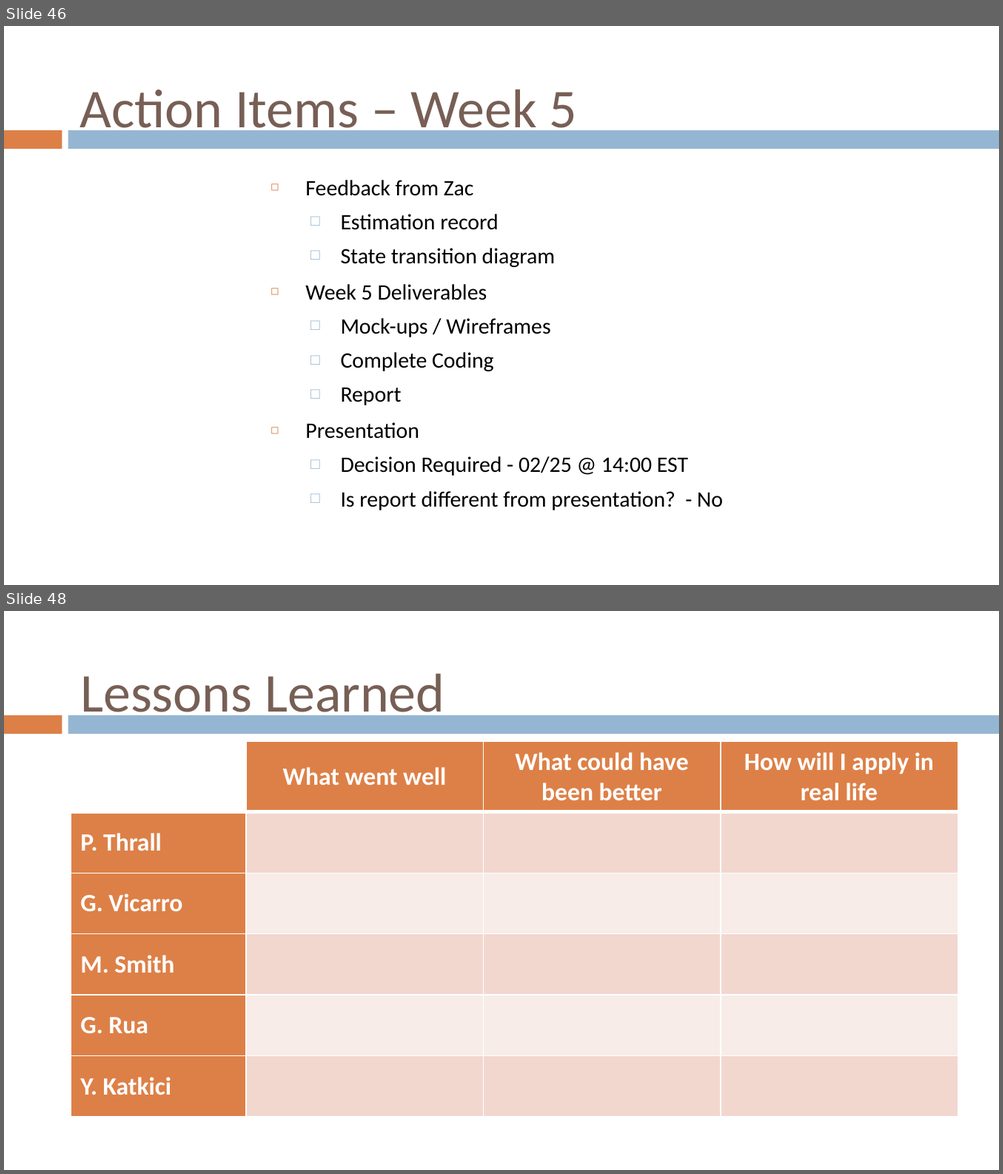
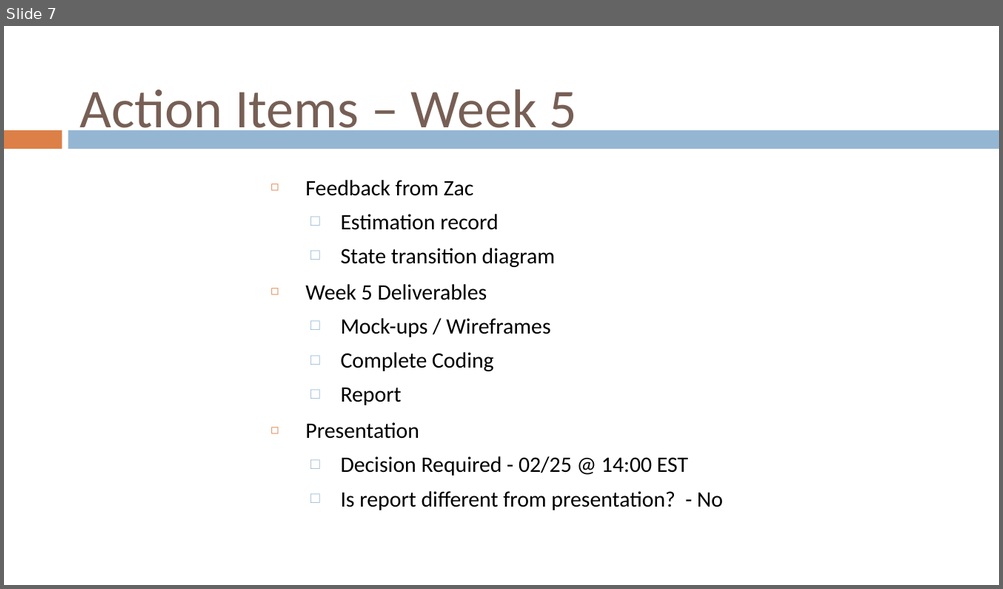
Before and after one commit to gvaccaro21/CS633---Term-Project, a slide deck: Final Presenation/CS_633_Zac3_term_project_report_FINAL_draft.pptx. Shown one above the other, each under a label of ours: slides 46 and 48 before the commit, slide 7 after it; the slides between them are not shown. The pictures are 1003x1174 and 1003x589 pixels, drawn with LibreOffice and Linux fonts; fonts in the diff are those of the drawing; background and template pictures are left out. Boxes give left, top, right and bottom in pixels: in the first picture for what was removed or moved away, otherwise in the second. Text is boxed around its words. In the diff, an @@ line names an element or a change of style, - is before the commit and + after.

```diff
--- a/Final Presenation/CS_633_Zac3_term_project_report_FINAL_draft.pptx
+++ b/Final Presenation/CS_633_Zac3_term_project_report_FINAL_draft.pptx
@@ slide 48 removed at (4, 611, 999, 1170), background #FFFFFF; not listed: 2 template elements that a slide beside it also shows @@
@@ title removed at (80, 673, 444, 724) @@
-Lessons Learned
@@ table removed at (71, 741, 956, 1116), 6 rows, 4 columns @@
- | What went well | What could have been better | How will I apply in real life
-P. Thrall |  |  | 
-G. Vicarro |  |  | 
-M. Smith |  |  | 
-G. Rua |  |  | 
-Y. Katkici |  |  | 
@@ what was slide 46 is now slide 7 @@
```
Also in this commit, not shown: 28 slides changed, 1 slide added, 5 other slides removed.
